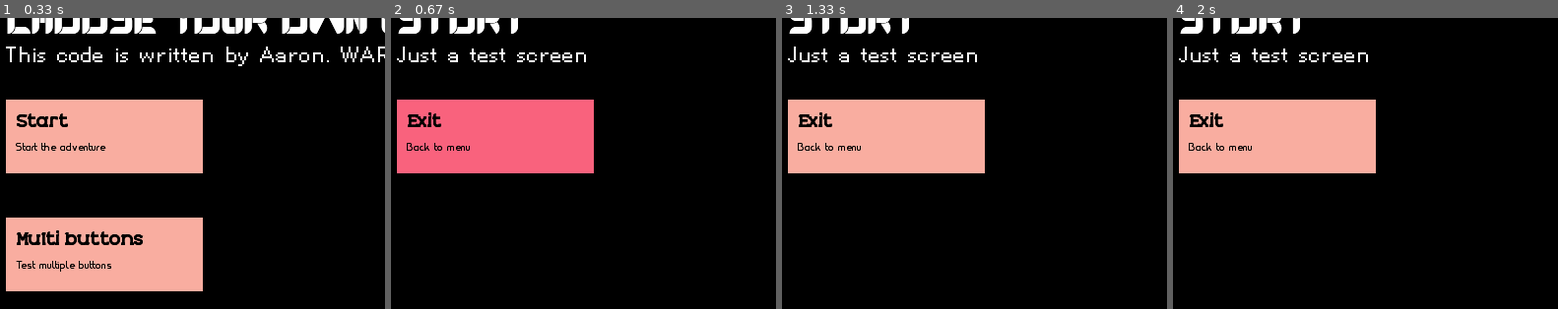
Above: before the commit, frames 1-4 (left to right).
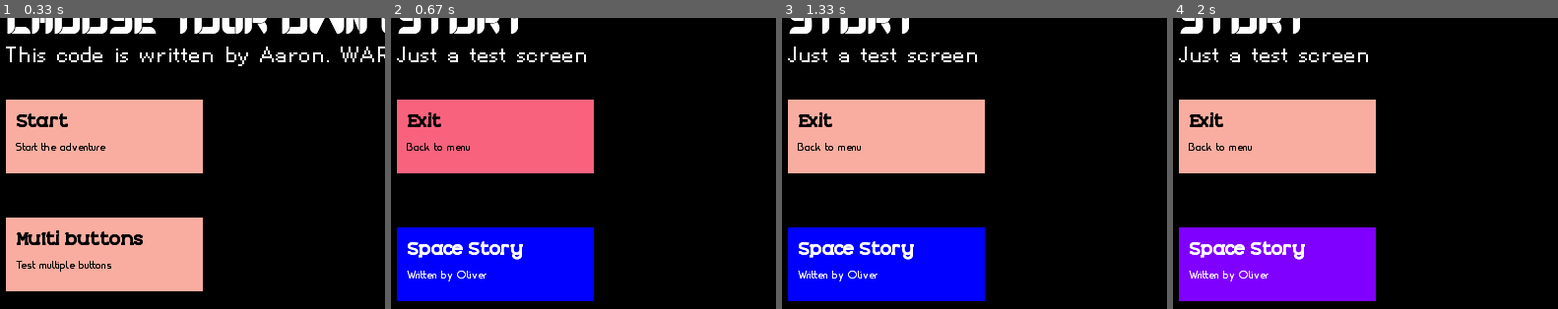
Above: after the commit, the same moments.

Repository: prawny-boy/Choose_Your_Own_Adventure
Game: pygame game, started from Pygame/pygame_test.py
Two runs of this game, one before a commit and one after it. Both use one fixed random seed, a clock stepped at 60 frames per second and the inputs below.
Inputs (mouse positions are % of the whole screen's width and height, from its top left):
- Up to frame 1 (0.33 s): no input
- Up to frame 2 (0.67 s): click "Start" at 0.38 s
- Up to frame 3 (1.33 s): click (26, 51) at 0.72 s; click (19, 74) at 1.05 s
- Up to frame 4 (2 s): click (14, 47) at 1.88 s
The pictures show only the part of the screen within x 0-50%, y 6-56%; the shares and areas given below are measured in that part.

Frame 1 is identical in both runs. In frame 2, 13% of the frame differs, in the area x 1-53%, y 71-98%; in frame 3, 13%; in frame 4, 13%.

Commit message:
Added colour class and dictionaries

Diff:
--- a/Pygame/pygame_test.py
+++ b/Pygame/pygame_test.py
@@ -17,7 +17,7 @@
 
 # Screen dimensions
 screen = pygame.display.set_mode((800, 600))
-pygame.display.set_caption("Pygame Base Template")
+pygame.display.set_caption("CYOA Pygame")
 
 # Screen colour
 screen.fill((0, 0, 0)) # clear the display
@@ -25,16 +25,26 @@
 # START ---------------------------------------------------------------------------------------------------------
 
 # Colours
-## Basic colouts
-colour_white = (255, 255, 255)
-colour_black = (0, 0, 0)
-colour_blue = (0, 0, 255)
-## Colour palette 1, style: playful
-colour1_cambridge_blue = (131, 182, 146)
-colour1_melon = (249, 173, 160)
-colour1_bright_pink_crayola = (249, 98, 125)
-colour1_blush = (198, 91, 124)
-colour1_violet_jtc = (91, 55, 88)
+## Basic colours
+class Colours:
+    Default = {
+        'white': (255, 255, 255),
+        'black': (0, 0, 0),
+        'blue': (0, 0, 255),
+    }
+        ## Colour palette 1, style: playful
+    Playful = {
+        'cambridge_blue': (131, 182, 146),
+        'melon': (249, 173, 160),
+        'bright_pink_crayola': (249, 98, 125),
+        'blush': (198, 91, 124),
+        'violet_jtc': (91, 55, 88)
+    }
+
+    Space = {
+        'purple': (128, 0, 255)
+    }
+
 
 try:
     _ =  pygame.font.Font("Choose_Your_Own_Adventure/Pygame/Fonts/PoppinsRegular.ttf", 32)
@@ -79,7 +89,7 @@
     sys.exit()
 
 # Display text on the screen
-def draw_text(text, x, y, colour=colour_black, font=font_default, line_spacing=5):
+def draw_text(text:str, x:int, y:int, colour:tuple=Colours.Default["black"], font:pygame.font.Font=font_default, line_spacing:int=5):
     """
     Draw text on the screen.
 
@@ -95,6 +105,8 @@
         The colour of the text. Default is black.
     font : font, optional
         The font of the text. Default is Poppins.
+    line_spacing: int, optional
+        The spacing between lines. default is 5
 
     Returns
     -------
@@ -118,11 +130,11 @@
         y += text_surface.get_height() + line_spacing  # Move down for the next line
 
 # Create buttons for choices
-def create_button(x=10, y=120, w=200, h=75,
+def create_button(x:int=10, y:int=120, w:int=200, h:int=75,
                   text_padding=10,
-                  heading_text="Button", heading_text_colour=colour_black, heading_text_font=font_bold_small,
-                  body_text="Body text", body_text_offset=30, body_text_colour=colour_black, body_text_font=font_small,
-                  button_colour=colour1_melon, hover_colour=colour1_bright_pink_crayola):
+                  heading_text="Button", heading_text_colour=Colours.Default['black'], heading_text_font=font_bold_small,
+                  body_text="Body text", body_text_offset=30, body_text_colour=Colours.Default['black'], body_text_font=font_small,
+                  button_colour=Colours.Playful['melon'], hover_colour=Colours.Playful['bright_pink_crayola']):
     """
     Create a button for choices in the game.
 
@@ -179,12 +191,12 @@
 def create_multiple_buttons(button_text_list=[("Button 1 Heading", "Button 1 Subheading"), ("Button 2 Heading", "Button 2 Subheading")], x=0, y=0, w=200, h=50,
                             text_padding=10,
                             x_offset=0, y_offset=0,
-                            heading_text_colour=colour_black, heading_text_font=font_bold_small,
-                            body_text_colour=colour_black, body_text_font=font_small,
-                            button_colour=colour1_melon, hover_colour=colour1_bright_pink_crayola,
-                            pages=False, next_page_button_settings=(530, 10, 250, 60, 5, "Next", colour_black, font_bold_small, "Next page/question", 30, colour_black, font_small, colour1_melon, colour1_bright_pink_crayola),
-                            previous_page_button_settings=(10, 10, 250, 60, 5, "Previous", colour_black, font_bold_small, "Previous page/question", 30, colour_black, font_small, colour1_melon, colour1_bright_pink_crayola),
-                            select_page_button_settings=(10, 530, 250, 60, 5, "Select", colour_black, font_bold_small, "Select option", 30, colour_black, font_small, colour1_melon, colour1_bright_pink_crayola)):
+                            heading_text_colour=Colours.Default['black'], heading_text_font=font_bold_small,
+                            body_text_colour=Colours.Default['black'], body_text_font=font_small,
+                            button_colour=Colours.Playful['melon'], hover_colour=Colours.Playful['bright_pink_crayola'],
+                            pages=False, next_page_button_settings=(530, 10, 250, 60, 5, "Next", Colours.Default['black'], font_bold_small, "Next page/question", 30, Colours.Default['black'], font_small, Colours.Playful['melon'], Colours.Playful['bright_pink_crayola']),
+                            previous_page_button_settings=(10, 10, 250, 60, 5, "Previous", Colours.Default['black'], font_bold_small, "Previous page/question", 30, Colours.Default['black'], font_small, Colours.Playful['melon'], Colours.Playful['bright_pink_crayola']),
+                            select_page_button_settings=(10, 530, 250, 60, 5, "Select", Colours.Default['black'], font_bold_small, "Select option", 30, Colours.Default['black'], font_small, Colours.Playful['melon'], Colours.Playful['bright_pink_crayola'])):
 
     """
     Create multiple buttons with headings and subheadings.
@@ -222,11 +234,11 @@
     pages : bool, optional
         Whether there are multiple pages of buttons. Default is False.
     next_page_button_settings : tuple, optional
-        Contains the settings for next page button. In order …(179 unchanged characters)… efault is (530, 10, 250, 60, 5, "Next", colour_black, font_bold_small, "Next page/question", 30, colour_black, font_small, colour1_melon, colour1_bright_pink_crayola).
+        Contains the settings for next page button. In order …(179 unchanged characters)… efault is (530, 10, 250, 60, 5, "Next", Colours.Default['black'], font_bold_small, "Next page/question", 30, Colours.Default['black'], font_small, Colours.Playful['melon'], Colours.Playful['bright_pink_crayola']).
     previous_page_button_settings : tuple, optional
-        Contains the settings for previous page button. Same order as next_page_button_settings. Default is (10, 10, 250, 60, 5, "Previous", colour_black, font_bold_small, "Previous page/question", 30, colour_black, font_small, colour1_melon, colour1_bright_pink_crayola).
+        Contains the settings for previous page button. Same order as next_page_button_settings. Default is (10, 10, 250, 60, 5, "Previous", Colours.Default['black'], font_bold_small, "Previous page/question", 30, Colours.Default['black'], font_small, Colours.Playful['melon'], Colours.Playful['bright_pink_crayola']).
     select_page_button_settings : tuple, optional
-        Contains the settings for select option button. Same order as next_page_button_settings. Default is (10, 530, 250, 60, 5, "Select", colour_black, font_bold_small, "Select option", 30, colour_black, font_small, colour1_melon, colour1_bright_pink_crayola)).
+        Contains the settings for select option button. Same order as next_page_button_settings. Default is (10, 530, 250, 60, 5, "Select", Colours.Default['black'], font_bold_small, "Select option", 30, Colours.Default['black'], font_small, Colours.Playful['melon'], Colours.Playful['bright_pink_crayola'])).
 
     Returns
     -------
@@ -287,7 +299,7 @@
     return False  # Return False if no button was clicked
 
 # Display heading function
-def display_heading(title="Title", title_colour=colour_white, title_pos=(10, 10), title_font=font_bold, subtext="Subtext", subtext_colour=colour_white, subtext_pos=(10, 60), subtext_font=font_default):
+def display_heading(title="Title", title_colour=Colours.Default['white'], title_pos=(10, 10), title_font=font_bold, subtext="Subtext", subtext_colour=Colours.Default['white'], subtext_pos=(10, 60), subtext_font=font_default):
     """
     Display the heading of the game.
 
@@ -332,7 +344,7 @@
     # GAME --------------------------------------------------------------------------------------------------------
 
     if game_state == "main_menu": # Main menu
-        screen.fill(colour_black) # clear the display
+        screen.fill(Colours.Default['black']) # clear the display
 
         display_heading(title="Choose Your Own Adventure", subtext="This code is written by Aaron. WARNING: UNFINISHED")
         start_story = create_button(x=10, y=120, w=200, h=75, heading_text="Start", body_text="Start the adventure")
@@ -344,15 +356,19 @@
             game_state = "multi buttons"
 
     elif game_state == "story": # Sample page, stored as a story
-        screen.fill(colour_black) # clear the display
+        screen.fill(Colours.Default['black']) # clear the display
 
         display_heading(title="Story", subtext="Just a test screen")
+        space_story = create_button(10, 250, 200, 75, heading_text='Space Story', body_text='Written by Oliver', button_colour=Colours.Default['blue'], hover_colour=Colours.Space['purple'], heading_text_colour=Colours.Default['white'], body_text_colour=Colours.Default['white'])
         exit_story = create_button(x=10, y=120, w=200, h=75, heading_text="Exit", body_text="Back to menu")
         if exit_story:
             game_state = "main_menu"
+        elif space_story:
+            #space_story()
+            print('hello')
 
     elif game_state == "multi buttons":
-        screen.fill(colour_black) # clear the display
+        screen.fill(Colours.Default['black']) # clear the display
 
         sample_text = """
     Create a button for choices in the game.
@@ -397,7 +413,7 @@
         button_texts = [("Question", "Testing pages"), ("Start", "Begin your adventure"), ("Menu", "Go to the main menu"), ("Exit", "Exit the game"), ("Testing", sample_text)]
 
         # Inside the game loop
-        clicked_button = create_multiple_buttons(button_text_list=button_texts, pages=True, x=10, y=70, y_offset=30, heading_text_colour=colour_white, body_text_colour=colour_white)
+        clicked_button = create_multiple_buttons(button_text_list=button_texts, pages=True, x=10, y=70, y_offset=30, heading_text_colour=Colours.Default['white'], body_text_colour=Colours.Default['white'])
 
         if clicked_button == 1:
             game_state = "story"
